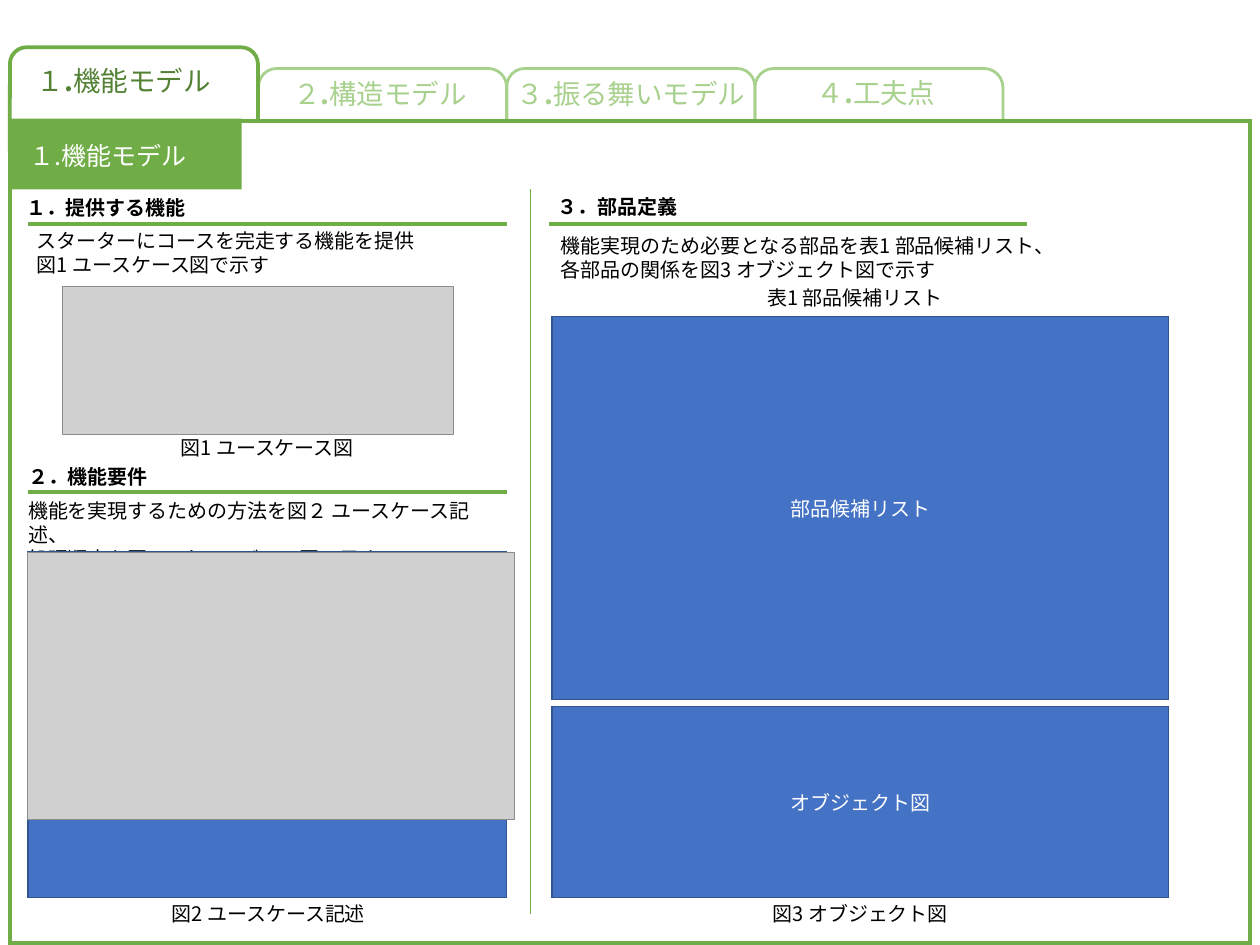
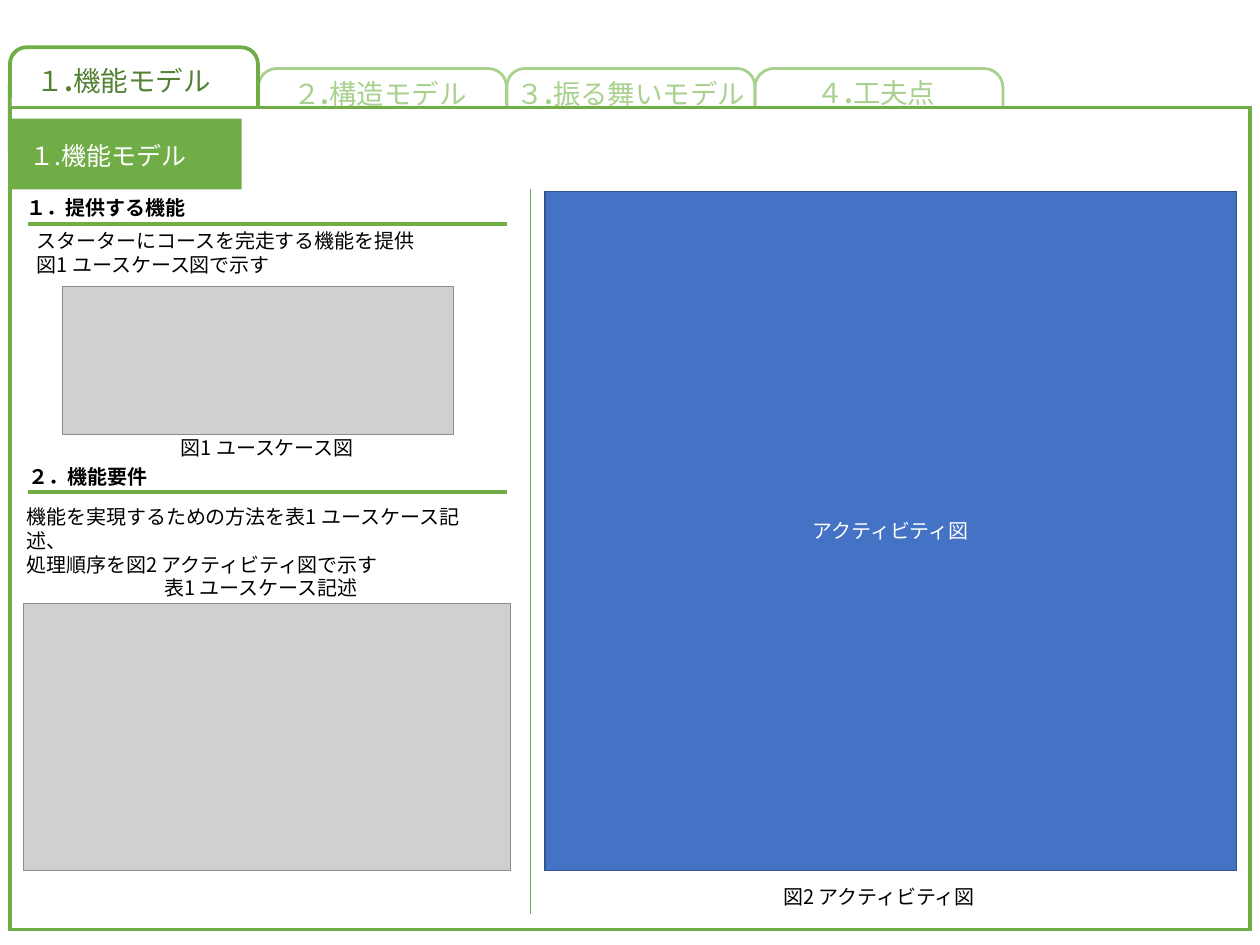
Before and after one commit to akita-lab-2019/model, a slide deck: slide 2 of model_file_template_primary.pptx. Drawn at 1260x945 pixels with LibreOffice and Linux fonts; fonts in the diff are those of the drawing; grey boxes stand for pictures. Boxes give left, top, right and bottom in pixels: in the first picture for what was removed or moved away, otherwise in the second. Text is boxed around its words. In the diff, an @@ line names an element or a change of style, - is before the commit and + after.

Commit message:
機能、構造のページの編集

```diff
--- a/model_file_template_primary.pptx
+++ b/model_file_template_primary.pptx
@@ rectangle moved from (x1=10, y1=121, x2=1250, y2=942) to (x1=10, y1=107, x2=1250, y2=929) @@
@@ rectangle added at (x1=545, y1=191, x2=1237, y2=870), fill #4472C4, outline #325491 1 pt, 16 pt, text #FFFFFF @@
+アクティビティ図
@@ text removed at (x1=557, y1=197, x2=677, y2=216) @@
-３．部品定義
@@ line removed from (549, 224) to (1027, 224) @@
@@ text removed at (x1=561, y1=236, x2=1054, y2=279) @@
-機能実現のため必要となる部品を表1 部品候補リスト、
-各部品の関係を図3 オブジェクト図で示す
@@ text removed at (x1=767, y1=288, x2=943, y2=307) @@
-表1 部品候補リスト
@@ rectangle removed at (x1=552, y1=317, x2=1168, y2=699) @@
-部品候補リスト
@@ text at (x1=27, y1=507, x2=459, y2=574): text changed @@
-機能を実現するための方法を図２ ユースケース記述、
-処理順序を図2 アクティビティ図で示す
+機能を実現するための方法を表1 ユースケース記述、
+処理順序を図2 アクティビティ図で示す
@@ rectangle removed at (x1=28, y1=552, x2=507, y2=897) @@
@@ text at (x1=164, y1=578, x2=357, y2=597): text changed @@
-図2 ユースケース記述
+表1 ユースケース記述
@@ picture moved from (x1=27, y1=553, x2=514, y2=820) to (x1=23, y1=603, x2=510, y2=870) @@
@@ rectangle removed at (x1=552, y1=706, x2=1168, y2=898) @@
-オブジェクト図
@@ text at (x1=783, y1=887, x2=975, y2=906): text changed @@
-図3 オブジェクト図
+図2 アクティビティ図
```
Also in this commit, not shown: 1 other slide changed.
